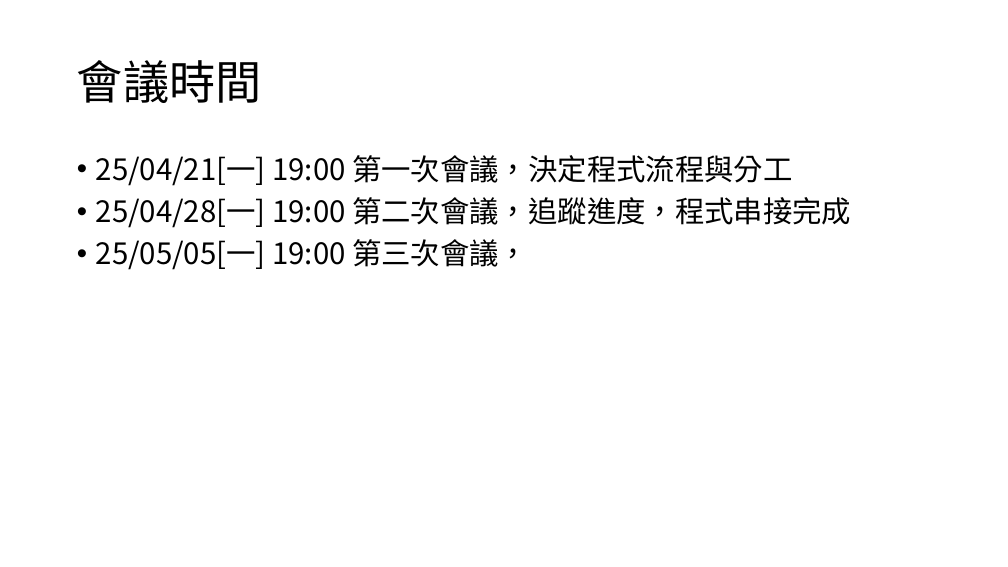
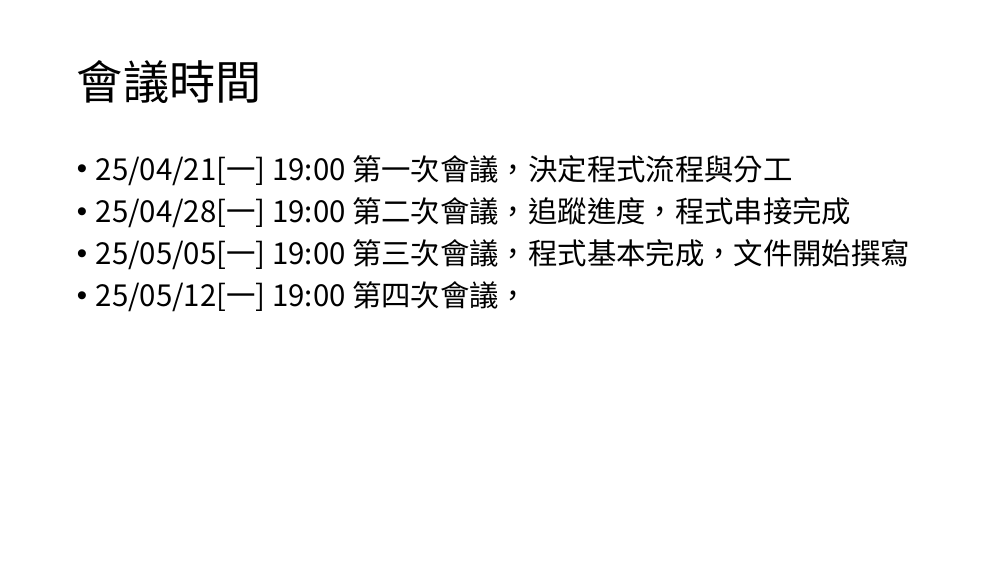
Before and after one commit to The-Hermit-IndieGames/NOU_Python_113-2_Meteorological, a slide deck: slide 5 of 會議紀錄.pptx. Drawn at 1008x567 pixels with LibreOffice and Linux fonts; fonts in the diff are those of the drawing. Boxes give left, top, right and bottom in pixels: in the first picture for what was removed or moved away, otherwise in the second. Text is boxed around its words. In the diff, an @@ line names an element or a change of style, - is before the commit and + after.

Commit message:
第三次會議+匯出命令

```diff
--- a/會議紀錄.pptx
+++ b/會議紀錄.pptx
@@ text at [96,239,910,312]: text changed @@
-• 25/05/05[一] 19:00 第三次會議，
+• 25/05/05[一] 19:00 第三次會議，程式基本完成，文件開始撰寫
+• 25/05/12[一] 19:00 第四次會議，
```
Also in this commit, not shown: 2 other files.
